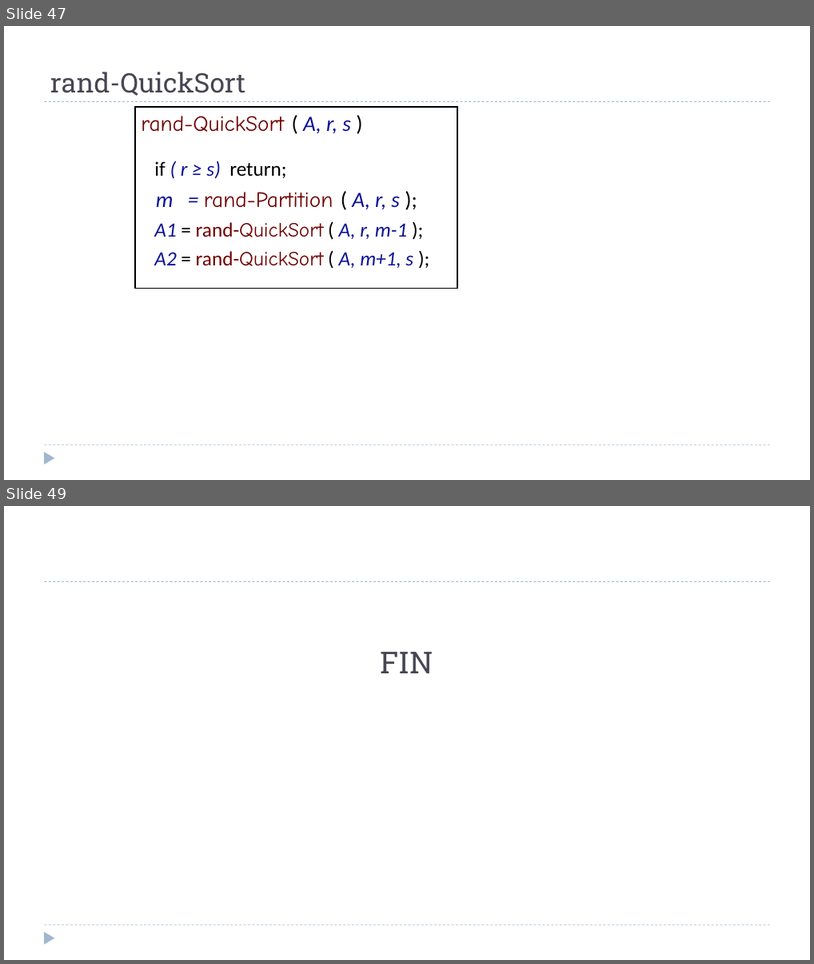
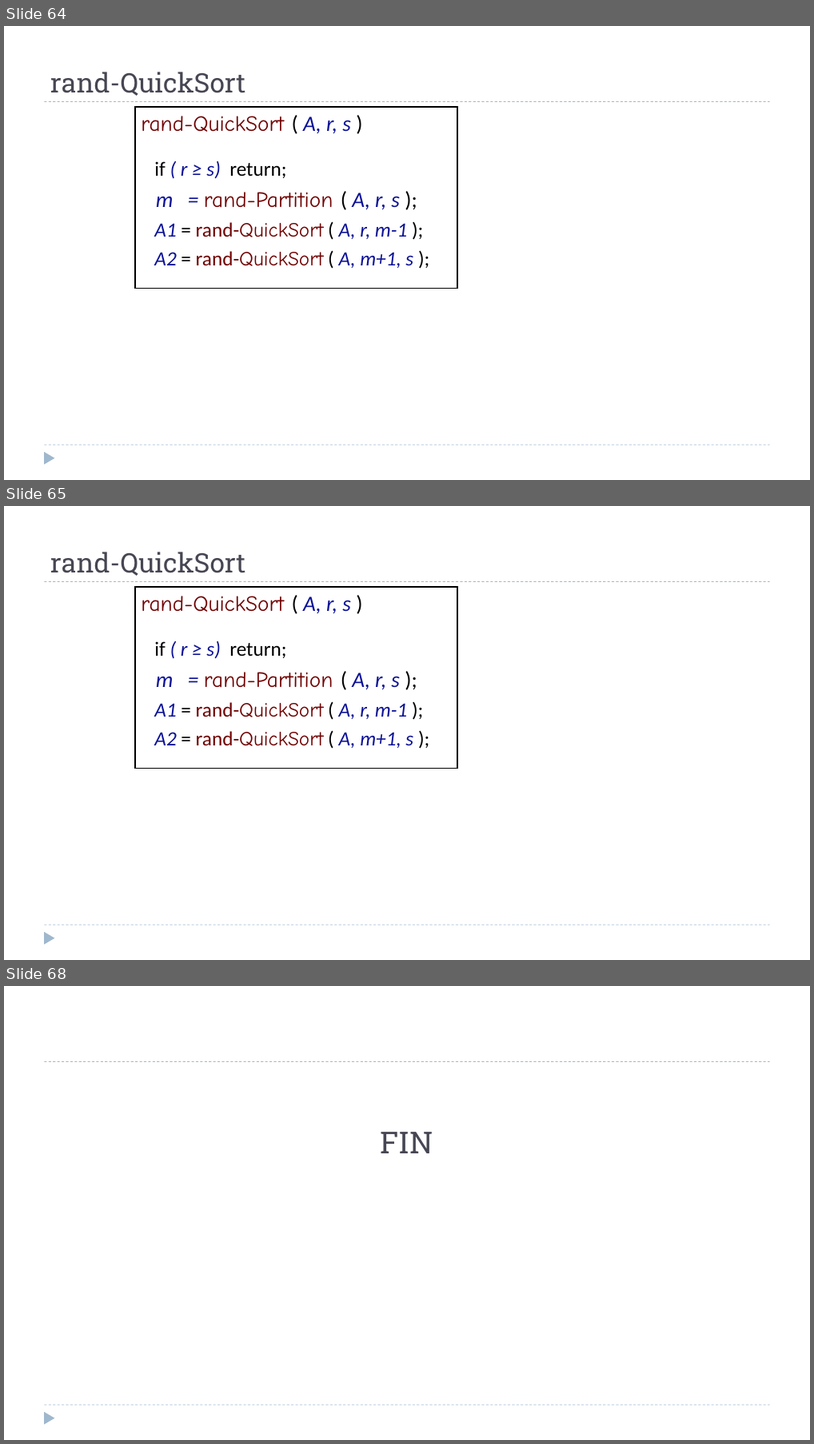
Before and after one commit to dsc-courses/dsc40b-2025-wi, a slide deck: materials/lectures/07-quickselect/slides.pptx. Shown one above the other, each under a label of ours: slides 47 and 49 before the commit, slides 64, 65 and 68 after it; the slides between them are not shown. The pictures are 814x964 and 814x1444 pixels, drawn with LibreOffice and Linux fonts; fonts in the diff are those of the drawing; grey boxes stand for pictures. Boxes give left, top, right and bottom in pixels: in the first picture for what was removed or moved away, otherwise in the second. Text is boxed around its words. In the diff, an @@ line names an element or a change of style, - is before the commit and + after.

```diff
--- a/materials/lectures/07-quickselect/slides.pptx
+++ b/materials/lectures/07-quickselect/slides.pptx
@@ slide 65 added at [4, 506, 810, 960], background #FFFFFF; not listed: 3 template elements that a slide beside it also shows @@
@@ title added at [50, 552, 246, 576], 32 pt, text #464653 @@
+rand-QuickSort
@@ rectangle added at [135, 587, 458, 768], outline #000000 1.75 pt, 24 pt, text #700000 @@
+rand-QuickSort ( A, r, s )
+if ( r ≥ s) return;
+m = rand-Partition ( A, r, s );
+A1 = rand-QuickSort ( A, r, m-1 );
+A2 = rand-QuickSort ( A, m+1, s );
@@ what was slide 47 is now slide 64 @@
@@ what was slide 49 is now slide 68 @@
```
Also in this commit, not shown: 5 slides changed, 18 other slides added, 20 other files.
